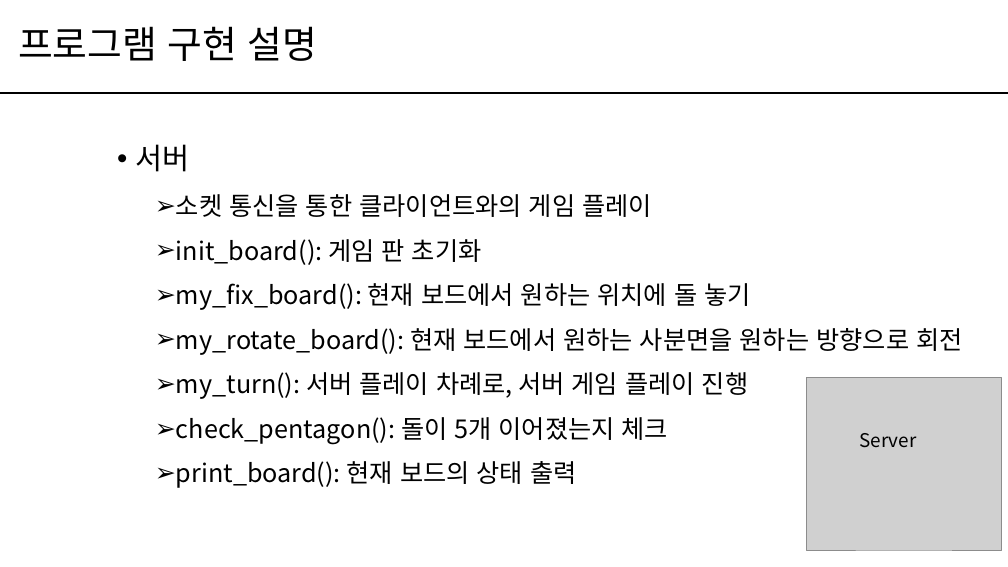
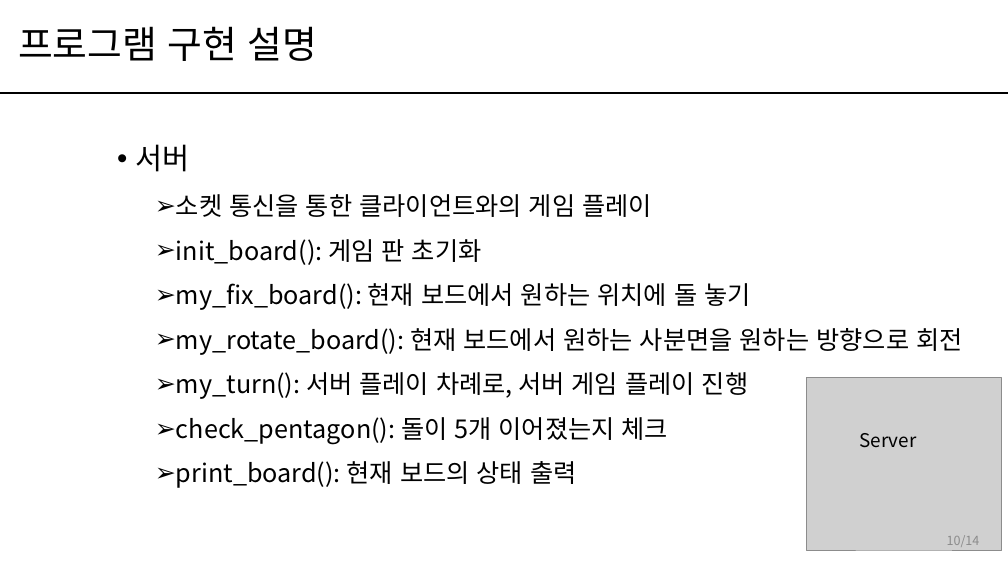
Before and after one commit to ckdgus0505/Penta-Go, a slide deck: slide 10 of 문서산출물/발표자료/[PG]프로젝트발표자료_준식쓰와형님들.pptx. Drawn at 1008x567 pixels with LibreOffice and Linux fonts; fonts in the diff are those of the drawing; grey boxes stand for pictures. Boxes give left, top, right and bottom in pixels: in the first picture for what was removed or moved away, otherwise in the second. Text is boxed around its words. In the diff, an @@ line names an element or a change of style, - is before the commit and + after.

```diff
--- a/문서산출물/발표자료/[PG]프로젝트발표자료_준식쓰와형님들.pptx
+++ b/문서산출물/발표자료/[PG]프로젝트발표자료_준식쓰와형님들.pptx
@@ page number added at [947, 535, 980, 547], 12 pt, text #8C8C8C @@
+10/14
```
Also in this commit, not shown: 9 other slides changed, 1 slide added, 3 other files.
